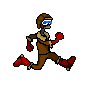
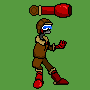
Layered file, before and after one edit (90×90). Changes by layer:
added layer "Layer 5" above "Layer 4" over [29, 3, 72, 18]
showed "Layer 4", painted on it over [28, 14, 69, 89]
removed layer "Layer 1 copy" over [13, 13, 76, 71]
showed "Layer 2", moved it below "Layer 0 copy 5", painted on it over [0, 0, 90, 90]
